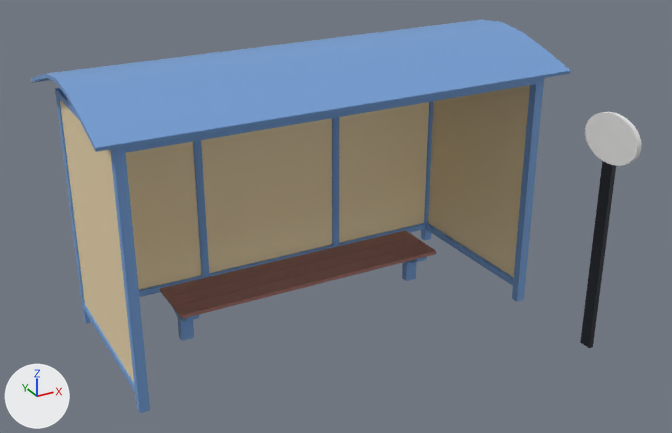
One commit to the FBX model Assets/Downloads/Loading Games/Toon City Pack/Models/Infrastructure/Props/bus-stop.fbx: the scene before it, then after it.
The view is the same before and after, from a camera (50 mm lens) standing at (-4.86, -9.61, 6.06) and looking at (-0.01, -0.78, 1.64). Lighting does not change. The marker at lower left points along +X, +Y and +Z. Where no turn or scale is listed for an object, it has been applied to the vertices.

Names of what the first picture shows: '5. bus-stop', 'bus-stop-sign'.
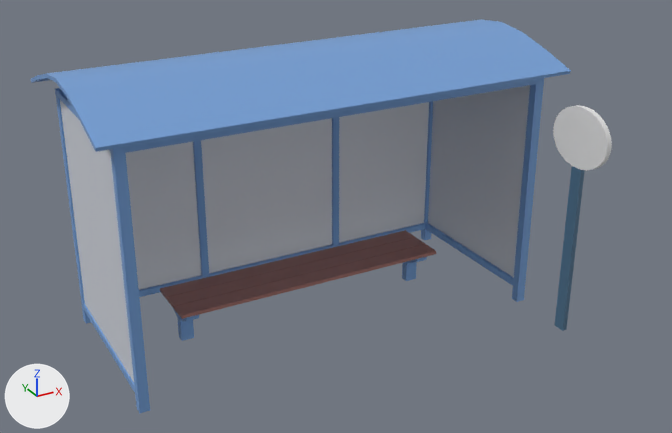
The edits, one by one:
me_cylinder has 70 vertices, 40 faces and spans x -0.03..0.03, y -0.4..0.4, z 0.0..2.96.
me_cylinder is used by ob_bus_stop_sign; location (2.603, -2.43, 0.001).
me_cylinder part 2: all 64 vertices in x -0.03..0.03, y -0.4..0.4, z 2.38..2.96 are scaled about their middle by (1.1, 1.11, 1.28), then moved by (0.0, 0.0, -0.13).
me_cube_008 has 402 vertices, 386 faces and spans x -2.88..2.88, y -1.38..1.37, z 0.0..3.5.
me_cube_008 is used by ob_5__bus_stop; location (0.0, 0.0, 0.0).
me_cube_008 part 1: texture (UV) coordinates of 356 of 386 faces, centred in x -2.88..2.88, y -1.37..1.37, z 0.0..3.48, changed; they spanned u 0.11..0.51, v 0.88..0.9 and now span u 0.13..0.84, v 0.31..0.93.
Object 'bus-stop-sign' (ob_bus_stop_sign) moves from (2.603, -2.43, 0.001) to (2.603, -1.952, 0.001).

What differs and where, as boxes [x1, y1, x2, y2] in the pictures (672 x 433 px):
'bus-stop-sign', reshaped, moved: before [580, 112, 641, 348]; after [553, 105, 612, 331]
part 1 of me_cube_008, surface changed (brown to grey): [31, 20, 571, 413] in both
